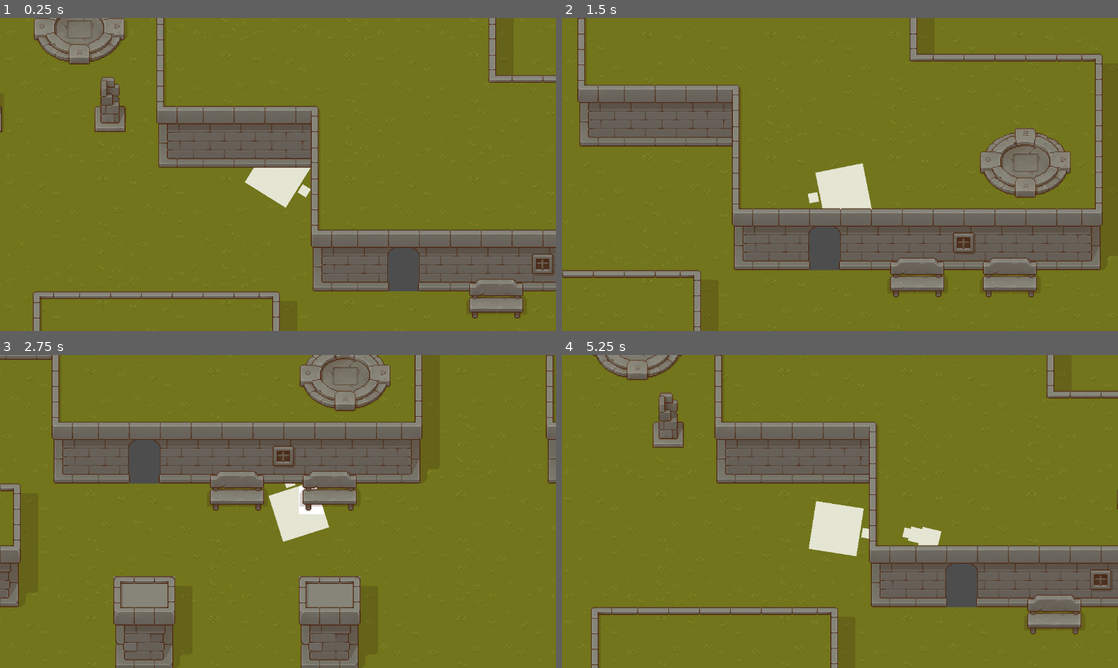
Above: before the commit, frames 1-4 (two rows, left to right).
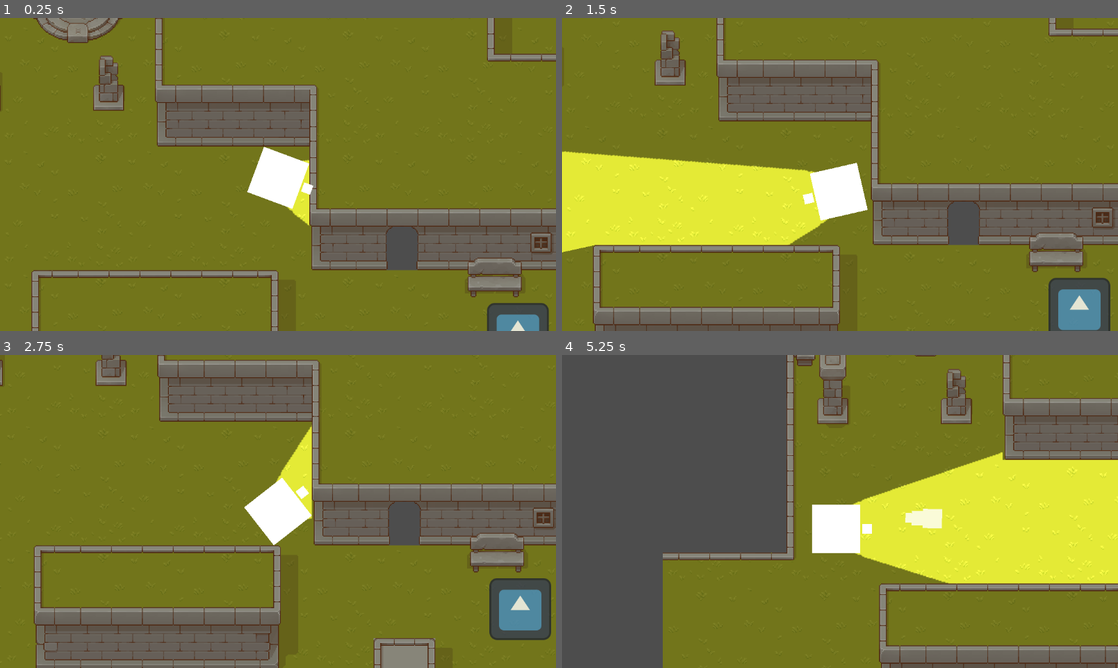
Above: after the commit, the same moments.

Repository: caden602/Project_Dungeon
Game: Godot game, scene res://main.tscn
Two runs of this game, one before a commit and one after it. Both use one fixed random seed, a clock stepped at 60 frames per second and the inputs below. The engine's default icon, where the game draws it, is replaced by a stand-in: a white triangle on a blue panel in a dark square.
Inputs (mouse positions are in pixels of both pictures, inside the frame that each line leads up to):
- Up to frame 1 (0.25 s): no input
- Up to frame 2 (1.5 s): move the mouse to (962, 158) at 0.52 s; hold D (move_right) 0.53-1.28 s; click (962, 158) at 0.67 s; move the mouse to (728, 190) at 1.27 s; hold S (move_down) from 1.28 s (still down)
- Up to frame 3 (2.75 s): move the mouse to (333, 442) at 2.02 s; release S (move_down) at 2.03 s; hold D (move_right) from 2.03 s (still down)
- Up to frame 4 (5.25 s): move the mouse to (812, 574) at 2.77 s; release D (move_right) at 2.78 s; hold W (move_up) 2.78-3.53 s; click (812, 574) at 2.92 s; move the mouse to (1006, 558) at 3.52 s; hold A (move_left) 3.53-5.03 s; move the mouse to (673, 464) at 4.27 s; move the mouse to (867, 511) at 5.02 s; hold S (move_down) from 5.03 s (still down); click (867, 511) at 5.17 s

The runs differ from the first frame. In frame 1, 22% of the frame differs, in the area x 0-100%, y 0-100%; in frame 2, 51%; in frame 3, 51%; in frame 4, 69%.

Commit message:
Add flashlight

Diff:
--- /dev/null
+++ b/actors/enemies/angel.tscn
@@ -0,0 +1,15 @@
+[gd_scene load_steps=3 format=3 uid="uid://drsqjcx7qcsd1"]
+
+[ext_resource type="Texture2D" uid="uid://cabxxla2kmhsf" path="res://icon.svg" id="1_ht755"]
+
+[sub_resource type="CircleShape2D" id="CircleShape2D_d4ffo"]
+radius = 32.0
+
+[node name="Angel" type="CharacterBody2D" groups=["angel"]]
+
+[node name="CollisionShape2D" type="CollisionShape2D" parent="."]
+shape = SubResource("CircleShape2D_d4ffo")
+
+[node name="Sprite2D" type="Sprite2D" parent="."]
+scale = Vector2(0.5, 0.5)
+texture = ExtResource("1_ht755")
--- /dev/null
+++ b/actors/player/light.gd
@@ -0,0 +1,28 @@
+extends PointLight2D
+
+var enemyInLight
+var count = 0
+
+# Called when the node enters the scene tree for the first time.
+func _ready():
+	pass # Replace with function body.
+
+
+# Called every frame. 'delta' is the elapsed time since the previous frame.
+func _process(delta):
+	if enemyInLight:
+		if $RayCast2D.get_collider() and $RayCast2D.get_collider().is_in_group("angel"):
+			print("Hitting Player ", count)
+			count+= 1
+	pass
+
+func _on_area_2d_body_entered(body:Node2D):
+	if body.is_in_group("angel"):
+		enemyInLight = body
+	pass # Replace with function body.
+
+
+func _on_area_2d_body_exited(body:Node2D):
+	if body.is_in_group("angel"):
+		enemyInLight = null
+	pass # Replace with function body.
--- a/actors/player/player.tscn
+++ b/actors/player/player.tscn
@@ -1,7 +1,9 @@
-[gd_scene load_steps=6 format=3 uid="uid://cxhmbcu2y6onb"]
+[gd_scene load_steps=8 format=3 uid="uid://cxhmbcu2y6onb"]
 
 [ext_resource type="Script" path="res://actors/player/player.gd" id="1_hxo5q"]
 [ext_resource type="PackedScene" uid="uid://cpjjhmw4gdy70" path="res://actors/projectile/projectile.tscn" id="2_d25ch"]
+[ext_resource type="Texture2D" uid="uid://c273ojc8x6g65" path="res://assets/light/Light.png" id="3_2frx0"]
+[ext_resource type="Script" path="res://actors/player/light.gd" id="4_3tryy"]
 
 [sub_resource type="CanvasTexture" id="CanvasTexture_gge8m"]
 
@@ -34,3 +36,20 @@
 zoom = Vector2(2, 2)
 position_smoothing_enabled = true
 position_smoothing_speed = 8.0
+
+[node name="PointLight2D" type="PointLight2D" parent="."]
+shadow_enabled = true
+texture = ExtResource("3_2frx0")
+offset = Vector2(420, -8)
+script = ExtResource("4_3tryy")
+
+[node name="Area2D" type="Area2D" parent="PointLight2D"]
+
+[node name="CollisionPolygon2D" type="CollisionPolygon2D" parent="PointLight2D/Area2D"]
+polygon = PackedVector2Array(40, 33, 713, 245, 758, 227, 827, 79, 830, -75, 791, -203, 715, -263, 39, -34, 8, -18, 8, 16)
+
+[node name="RayCast2D" type="RayCast2D" parent="PointLight2D"]
+target_position = Vector2(830, 0)
+
+[connection signal="body_entered" from="PointLight2D/Area2D" to="PointLight2D" method="_on_area_2d_body_entered"]
+[connection signal="body_exited" from="PointLight2D/Area2D" to="PointLight2D" method="_on_area_2d_body_exited"]
--- a/main.tscn
+++ b/main.tscn
@@ -9,6 +9,7 @@
 [ext_resource type="Texture2D" uid="uid://dkgfx4nugs2qh" path="res://assets/Pixel Art Top Down - Basic/Texture/TX Shadow Plant.png" id="6_6240h"]
 [ext_resource type="Texture2D" uid="uid://bcx8nxfsm4a7a" path="res://assets/Pixel Art Top Down - Basic/Texture/TX Props.png" id="7_wnul2"]
 [ext_resource type="Texture2D" uid="uid://d4avs4l08gj7v" path="res://assets/Pixel Art Top Down - Basic/Texture/TX Plant.png" id="8_od1l7"]
+[ext_resource type="PackedScene" uid="uid://drsqjcx7qcsd1" path="res://actors/enemies/angel.tscn" id="10_tp6yb"]
 
 [sub_resource type="TileSetAtlasSource" id="TileSetAtlasSource_4gynb"]
 texture = ExtResource("2_j88ax")
@@ -132,70 +133,166 @@
 6:7/0 = 0
 7:7/0 = 0
 
+[sub_resource type="OccluderPolygon2D" id="OccluderPolygon2D_inqk6"]
+polygon = PackedVector2Array(-16, -16, 16, -16, 16, 16, -16, 16)
+
 [sub_resource type="TileSetAtlasSource" id="TileSetAtlasSource_405id"]
 texture = ExtResource("3_aor4p")
 texture_region_size = Vector2i(32, 32)
 3:2/0 = 0
+3:2/0/occlusion_layer_0/polygon = SubResource("OccluderPolygon2D_inqk6")
+3:2/0/physics_layer_0/polygon_0/points = PackedVector2Array(8.09375, -16, 7.84375, 16, 16, 16, 16, -16)
 4:2/0 = 0
+4:2/0/occlusion_layer_0/polygon = SubResource("OccluderPolygon2D_inqk6")
+4:2/0/physics_layer_0/polygon_0/points = PackedVector2Array(16, -16, 7.90625, -16, 7.96875, 16, 16, 16)
 5:2/0 = 0
+5:2/0/occlusion_layer_0/polygon = SubResource("OccluderPolygon2D_inqk6")
+5:2/0/physics_layer_0/polygon_0/points = PackedVector2Array(-16, -16, 16, -16, 16, 16, -16, 16)
 6:2/0 = 0
+6:2/0/occlusion_layer_0/polygon = SubResource("OccluderPolygon2D_inqk6")
+6:2/0/physics_layer_0/polygon_0/points = PackedVector2Array(-16, -16, 16, -16, 16, 16, -16, 16)
 7:2/0 = 0
+7:2/0/occlusion_layer_0/polygon = SubResource("OccluderPolygon2D_inqk6")
+7:2/0/physics_layer_0/polygon_0/points = PackedVector2Array(-16, -16, 16, -16, 16, 16, -16, 16)
 9:2/0 = 0
+9:2/0/occlusion_layer_0/polygon = SubResource("OccluderPolygon2D_inqk6")
 10:2/0 = 0
+10:2/0/occlusion_layer_0/polygon = SubResource("OccluderPolygon2D_inqk6")
 12:2/0 = 0
+12:2/0/occlusion_layer_0/polygon = SubResource("OccluderPolygon2D_inqk6")
 13:2/0 = 0
+13:2/0/occlusion_layer_0/polygon = SubResource("OccluderPolygon2D_inqk6")
 2:3/0 = 0
+2:3/0/occlusion_layer_0/polygon = SubResource("OccluderPolygon2D_inqk6")
+2:3/0/physics_layer_0/polygon_0/points = PackedVector2Array(-16, -16, 16, -16, 16, 16, -16, 16)
 9:3/0 = 0
+9:3/0/occlusion_layer_0/polygon = SubResource("OccluderPolygon2D_inqk6")
 10:3/0 = 0
+10:3/0/occlusion_layer_0/polygon = SubResource("OccluderPolygon2D_inqk6")
 12:3/0 = 0
+12:3/0/occlusion_layer_0/polygon = SubResource("OccluderPolygon2D_inqk6")
+12:3/0/physics_layer_0/polygon_0/points = PackedVector2Array(-16, -16, 16, -16, 16, 16, -16, 16)
 13:3/0 = 0
+13:3/0/occlusion_layer_0/polygon = SubResource("OccluderPolygon2D_inqk6")
+13:3/0/physics_layer_0/polygon_0/points = PackedVector2Array(-16, -16, 16, -16, 16, 16, -16, 16)
 2:4/0 = 0
+2:4/0/occlusion_layer_0/polygon = SubResource("OccluderPolygon2D_inqk6")
+2:4/0/physics_layer_0/polygon_0/points = PackedVector2Array(-16, -16, 16, -16, 16, 16, -16, 16)
 7:4/0 = 0
+7:4/0/occlusion_layer_0/polygon = SubResource("OccluderPolygon2D_inqk6")
+7:4/0/physics_layer_0/polygon_0/points = PackedVector2Array(-16, -16, 16, -16, 16, -7.90625, -16, -7.90625)
 12:4/0 = 0
+12:4/0/occlusion_layer_0/polygon = SubResource("OccluderPolygon2D_inqk6")
+12:4/0/physics_layer_0/polygon_0/points = PackedVector2Array(-16, -16, 16, -16, 16, 16, -16, 16)
 13:4/0 = 0
+13:4/0/occlusion_layer_0/polygon = SubResource("OccluderPolygon2D_inqk6")
+13:4/0/physics_layer_0/polygon_0/points = PackedVector2Array(-16, -16, 16, -16, 16, 16, -16, 16)
 2:6/0 = 0
+2:6/0/occlusion_layer_0/polygon = SubResource("OccluderPolygon2D_inqk6")
 3:6/0 = 0
+3:6/0/occlusion_layer_0/polygon = SubResource("OccluderPolygon2D_inqk6")
 4:6/0 = 0
+4:6/0/occlusion_layer_0/polygon = SubResource("OccluderPolygon2D_inqk6")
 6:6/0 = 0
+6:6/0/occlusion_layer_0/polygon = SubResource("OccluderPolygon2D_inqk6")
 2:7/0 = 0
+2:7/0/occlusion_layer_0/polygon = SubResource("OccluderPolygon2D_inqk6")
 3:7/0 = 0
+3:7/0/occlusion_layer_0/polygon = SubResource("OccluderPolygon2D_inqk6")
 4:7/0 = 0
+4:7/0/occlusion_layer_0/polygon = SubResource("OccluderPolygon2D_inqk6")
 6:7/0 = 0
+6:7/0/occlusion_layer_0/polygon = SubResource("OccluderPolygon2D_inqk6")
 2:9/0 = 0
+2:9/0/occlusion_layer_0/polygon = SubResource("OccluderPolygon2D_inqk6")
 4:9/0 = 0
+4:9/0/occlusion_layer_0/polygon = SubResource("OccluderPolygon2D_inqk6")
 5:9/0 = 0
+5:9/0/occlusion_layer_0/polygon = SubResource("OccluderPolygon2D_inqk6")
 1:1/0 = 0
+1:1/0/occlusion_layer_0/polygon = SubResource("OccluderPolygon2D_inqk6")
+1:1/0/physics_layer_0/polygon_0/points = PackedVector2Array(-16, 16, -7.96875, 16, -7.84375, -7.84375, 16, -7.78125, 16, -16, -16, -16)
 2:1/0 = 0
+2:1/0/occlusion_layer_0/polygon = SubResource("OccluderPolygon2D_inqk6")
+2:1/0/physics_layer_0/polygon_0/points = PackedVector2Array(-16, -16, 16, -16, 16, -7.71875, -16, -7.84375)
 3:1/0 = 0
+3:1/0/occlusion_layer_0/polygon = SubResource("OccluderPolygon2D_inqk6")
+3:1/0/physics_layer_0/polygon_0/points = PackedVector2Array(-16, -16, 16, -16, 16, 16, 8.03125, 16, 8.03125, -7.59375, -16, -7.71875)
 4:1/0 = 0
+4:1/0/occlusion_layer_0/polygon = SubResource("OccluderPolygon2D_inqk6")
+4:1/0/physics_layer_0/polygon_0/points = PackedVector2Array(16, -16, 7.90625, -16, 7.96875, 16, 16, 16)
 5:1/0 = 0
+5:1/0/occlusion_layer_0/polygon = SubResource("OccluderPolygon2D_inqk6")
+5:1/0/physics_layer_0/polygon_0/points = PackedVector2Array(-16, -16, 16, -16, 16, 16, -16, 16)
 6:1/0 = 0
+6:1/0/occlusion_layer_0/polygon = SubResource("OccluderPolygon2D_inqk6")
+6:1/0/physics_layer_0/polygon_0/points = PackedVector2Array(-16, -16, 16, -16, 16, 16, -16, 16)
 7:1/0 = 0
+7:1/0/occlusion_layer_0/polygon = SubResource("OccluderPolygon2D_inqk6")
+7:1/0/physics_layer_0/polygon_0/points = PackedVector2Array(-16, -16, 16, -16, 16, 16, -16, 16)
 8:1/0 = 0
+8:1/0/occlusion_layer_0/polygon = SubResource("OccluderPolygon2D_inqk6")
+8:1/0/physics_layer_0/polygon_0/points = PackedVector2Array(-16, -16, -8.03125, -16, -8.09375, 16, -16, 16)
 9:1/0 = 0
+9:1/0/occlusion_layer_0/polygon = SubResource("OccluderPolygon2D_inqk6")
 10:1/0 = 0
+10:1/0/occlusion_layer_0/polygon = SubResource("OccluderPolygon2D_inqk6")
 12:1/0 = 0
+12:1/0/occlusion_layer_0/polygon = SubResource("OccluderPolygon2D_inqk6")
 13:1/0 = 0
+13:1/0/occlusion_layer_0/polygon = SubResource("OccluderPolygon2D_inqk6")
 14:1/0 = 0
+14:1/0/occlusion_layer_0/polygon = SubResource("OccluderPolygon2D_inqk6")
 1:2/0 = 0
+1:2/0/occlusion_layer_0/polygon = SubResource("OccluderPolygon2D_inqk6")
+1:2/0/physics_layer_0/polygon_0/points = PackedVector2Array(-16, -16, -8.03125, -16, -8.09375, 16, -16, 16)
 8:2/0 = 0
+8:2/0/occlusion_layer_0/polygon = SubResource("OccluderPolygon2D_inqk6")
+8:2/0/physics_layer_0/polygon_0/points = PackedVector2Array(-16, -16, -8.03125, -16, -8.09375, 16, -16, 16)
 1:3/0 = 0
+1:3/0/occlusion_layer_0/polygon = SubResource("OccluderPolygon2D_inqk6")
+1:3/0/physics_layer_0/polygon_0/points = PackedVector2Array(-16, -16, 16, -16, 16, 16, -16, 16)
 3:3/0 = 0
+3:3/0/occlusion_layer_0/polygon = SubResource("OccluderPolygon2D_inqk6")
+3:3/0/physics_layer_0/polygon_0/points = PackedVector2Array(-16, -16, 16, -16, 16, 16, -16, 16)
 4:3/0 = 0
+4:3/0/occlusion_layer_0/polygon = SubResource("OccluderPolygon2D_inqk6")
+4:3/0/physics_layer_0/polygon_0/points = PackedVector2Array(16, -16, 7.90625, -16, 7.96875, 16, 16, 16)
 8:3/0 = 0
+8:3/0/occlusion_layer_0/polygon = SubResource("OccluderPolygon2D_inqk6")
+8:3/0/physics_layer_0/polygon_0/points = PackedVector2Array(-16, -16, -8.03125, -16, -8.09375, 16, -16, 16)
 1:4/0 = 0
+1:4/0/occlusion_layer_0/polygon = SubResource("OccluderPolygon2D_inqk6")
+1:4/0/physics_layer_0/polygon_0/points = PackedVector2Array(-16, -16, 16, -16, 16, 16, -16, 16)
 3:4/0 = 0
+3:4/0/occlusion_layer_0/polygon = SubResource("OccluderPolygon2D_inqk6")
+3:4/0/physics_layer_0/polygon_0/points = PackedVector2Array(-16, -16, 16, -16, 16, 16, -16, 16)
 4:4/0 = 0
+4:4/0/occlusion_layer_0/polygon = SubResource("OccluderPolygon2D_inqk6")
+4:4/0/physics_layer_0/polygon_0/points = PackedVector2Array(8.03125, -16, 7.90625, -7.84375, 16, -7.78125, 16, -16)
 5:4/0 = 0
+5:4/0/occlusion_layer_0/polygon = SubResource("OccluderPolygon2D_inqk6")
+5:4/0/physics_layer_0/polygon_0/points = PackedVector2Array(-16, -16, 16, -16, 16, -7.90625, -16, -7.90625)
 6:4/0 = 0
+6:4/0/occlusion_layer_0/polygon = SubResource("OccluderPolygon2D_inqk6")
+6:4/0/physics_layer_0/polygon_0/points = PackedVector2Array(-16, -16, 16, -16, 16, -7.90625, -16, -7.90625)
 8:4/0 = 0
+8:4/0/occlusion_layer_0/polygon = SubResource("OccluderPolygon2D_inqk6")
+8:4/0/physics_layer_0/polygon_0/points = PackedVector2Array(-16, -7.80027, -7.97705, -7.84447, -7.84447, -16, -16, -16)
 1:6/0 = 0
+1:6/0/occlusion_layer_0/polygon = SubResource("OccluderPolygon2D_inqk6")
 1:7/0 = 0
+1:7/0/occlusion_layer_0/polygon = SubResource("OccluderPolygon2D_inqk6")
 1:9/0 = 0
+1:9/0/occlusion_layer_0/polygon = SubResource("OccluderPolygon2D_inqk6")
 1:10/0 = 0
+1:10/0/occlusion_layer_0/polygon = SubResource("OccluderPolygon2D_inqk6")
 2:10/0 = 0
+2:10/0/occlusion_layer_0/polygon = SubResource("OccluderPolygon2D_inqk6")
 4:10/0 = 0
+4:10/0/occlusion_layer_0/polygon = SubResource("OccluderPolygon2D_inqk6")
 5:10/0 = 0
+5:10/0/occlusion_layer_0/polygon = SubResource("OccluderPolygon2D_inqk6")
 
 [sub_resource type="TileSetAtlasSource" id="TileSetAtlasSource_s4p6s"]
 texture = ExtResource("4_vi1gi")
@@ -423,12 +520,49 @@
 10:7/0 = 0
 11:7/0 = 0
 
+[sub_resource type="OccluderPolygon2D" id="OccluderPolygon2D_rvr68"]
+polygon = PackedVector2Array(-14.0312, 16, -14.0938, 0.0625, -12.1562, -2.0625, 10.0938, -2, 14.0938, 1.125, 13.9062, 16)
+
+[sub_resource type="OccluderPolygon2D" id="OccluderPolygon2D_i4ccq"]
+polygon = PackedVector2Array(-13.9062, -16, -13.9688, -6.0625, -9.96875, -2.5, -10.0312, 16, 10.2188, 16, 9.96875, -2.5, 14.0938, -5.8125, 14.1562, -16)
+
+[sub_resource type="OccluderPolygon2D" id="OccluderPolygon2D_q0a25"]
+polygon = PackedVector2Array(-14.1562, -16, -16, -13.75, -16, 11.375, 16, 11.3125, 16, -16)
+
+[sub_resource type="OccluderPolygon2D" id="OccluderPolygon2D_b6as0"]
+polygon = PackedVector2Array(-9.96875, 16, -9.96875, -9.6875, -8.96875, -12.75, -7.40625, -14.0625, 3.09375, -14, 5.15625, -11.75, 5.03125, -7.125, 8.84375, -6.6875, 9.84375, -5.75, 9.90625, 4.875, 10.0938, 16)
+
+[sub_resource type="OccluderPolygon2D" id="OccluderPolygon2D_6prlh"]
+polygon = PackedVector2Array(-13.7188, -16, -16, -13.875, -16, 11.3125, 16, 11.3125, 16, -16)
+
+[sub_resource type="OccluderPolygon2D" id="OccluderPolygon2D_xnrla"]
+polygon = PackedVector2Array(-16, -16, 16.4688, -16.25, 16, 12.875, -16, 13.375)
+
+[sub_resource type="OccluderPolygon2D" id="OccluderPolygon2D_skvmb"]
+polygon = PackedVector2Array(-12.6562, -12.5625, -4.46875, -12.6875, -4.03125, -16, 1.78125, -16, 2.21875, -13.3125, 9.03125, -12.8125, 13.9688, -7.875, 14.0312, -6.1875, 8.84375, -1.25, 2.15625, -0.625, 2.28125, 16, -4.03125, 16, -4.09375, -0.8125, -12.9062, -1.0625)
+
+[sub_resource type="OccluderPolygon2D" id="OccluderPolygon2D_4rrjm"]
+polygon = PackedVector2Array(-3.84375, -0.5, -10.9062, -0.9375, -16, -5.9375, -16, -7.6875, -11.1562, -12.625, -3.96875, -12.9375, -3.78125, -14.5625, -2.84375, -16, 1.21875, -16, 1.90625, -14.8125, 1.90625, -13, 9.78125, -12.8125, 10.7812, -11.6875, 10.9062, -2.0625, 9.71875, -1, 2.21875, -0.75, 1.90625, 14.5625, 1.09375, 16, -2.71875, 16, -3.78125, 15)
+
+[sub_resource type="OccluderPolygon2D" id="OccluderPolygon2D_b5r6t"]
+polygon = PackedVector2Array(-16, 2.25, 16, 2.5, 16, 16, -16, 16)
+
+[sub_resource type="OccluderPolygon2D" id="OccluderPolygon2D_itilq"]
+polygon = PackedVector2Array(-16, -16, 16, -16, 16, 16, -16, 16)
+
+[sub_resource type="OccluderPolygon2D" id="OccluderPolygon2D_7r2uy"]
+polygon = PackedVector2Array(-11.9062, 16, -6.71875, 10.3125, -4.15625, 9.25, 3.78125, 9.1875, 6.84375, 10.25, 12.1562, 16)
+
+[sub_resource type="OccluderPolygon2D" id="OccluderPolygon2D_up5mt"]
+polygon = PackedVector2Array(-11.5312, -16, -13.5938, -7.8125, -14.0312, 1.4375, -11.8438, 7.875, -5.65625, 13.0625, 5.84375, 12.875, 11.9062, 7.875, 13.0312, 6.125, 13.2188, 2.3125, 13.9062, -7.75, 11.9688, -16)
+
 [sub_resource type="TileSetAtlasSource" id="TileSetAtlasSource_a1cec"]
 texture = ExtResource("7_wnul2")
 texture_region_size = Vector2i(32, 32)
 1:0/0 = 0
 3:0/0 = 0
 5:0/0 = 0
+5:0/0/occlusion_layer_0/polygon = SubResource("OccluderPolygon2D_b5r6t")
 7:0/0 = 0
 8:0/0 = 0
 9:0/0 = 0
@@ -437,7 +571,9 @@
 14:0/0 = 0
 1:1/0 = 0
 3:1/0 = 0
+3:1/0/occlusion_layer_0/polygon = SubResource("OccluderPolygon2D_xnrla")
 5:1/0 = 0
+5:1/0/occlusion_layer_0/polygon = SubResource("OccluderPolygon2D_itilq")
 7:1/0 = 0
 8:1/0 = 0
 9:1/0 = 0
@@ -467,6 +603,7 @@
 1:4/0 = 0
 2:4/0 = 0
 5:4/0 = 0
+5:4/0/occlusion_layer_0/polygon = SubResource("OccluderPolygon2D_7r2uy")
 7:4/0 = 0
 8:4/0 = 0
 9:4/0 = 0
@@ -476,10 +613,13 @@
 1:5/0 = 0
 2:5/0 = 0
 3:5/0 = 0
+3:5/0/occlusion_layer_0/polygon = SubResource("OccluderPolygon2D_skvmb")
 5:5/0 = 0
+5:5/0/occlusion_layer_0/polygon = SubResource("OccluderPolygon2D_up5mt")
 7:5/0 = 0
 9:5/0 = 0
 11:5/0 = 0
+11:5/0/occlusion_layer_0/polygon = SubResource("OccluderPolygon2D_rvr68")
 0:6/0 = 0
 1:6/0 = 0
 2:6/0 = 0
@@ -488,13 +628,18 @@
 8:6/0 = 0
 9:6/0 = 0
 11:6/0 = 0
+11:6/0/occlusion_layer_0/polygon = SubResource("OccluderPolygon2D_i4ccq")
 13:6/0 = 0
+13:6/0/occlusion_layer_0/polygon = SubResource("OccluderPolygon2D_b6as0")
 3:7/0 = 0
+3:7/0/occlusion_layer_0/polygon = SubResource("OccluderPolygon2D_4rrjm")
 5:7/0 = 0
 7:7/0 = 0
 9:7/0 = 0
 11:7/0 = 0
+11:7/0/occlusion_layer_0/polygon = SubResource("OccluderPolygon2D_q0a25")
 13:7/0 = 0
+13:7/0/occlusion_layer_0/polygon = SubResource("OccluderPolygon2D_6prlh")
 7:8/0 = 0
 9:8/0 = 0
 10:8/0 = 0
@@ -612,6 +757,8 @@
 
 [sub_resource type="TileSet" id="TileSet_uvkfq"]
 tile_size = Vector2i(32, 32)
+occlusion_layer_0/light_mask = 1
+physics_layer_0/collision_layer = 1
 sources/0 = SubResource("TileSetAtlasSource_4gynb")
 sources/1 = SubResource("TileSetAtlasSource_0dndf")
 sources/2 = SubResource("TileSetAtlasSource_405id")
@@ -648,4 +795,8 @@
 tile_set = SubResource("TileSet_uvkfq")
 
 [node name="Player" parent="." instance=ExtResource("1_8f6ji")]
+z_index = 5
 position = Vector2(478, 263)
+
+[node name="Angle" parent="." instance=ExtResource("10_tp6yb")]
+position = Vector2(728, 450)
Binary file added: assets/light/Light.png
Not shown, added: assets/light/Light.png.import
Not shown: 1 places in main.tscn that only renumber resources
